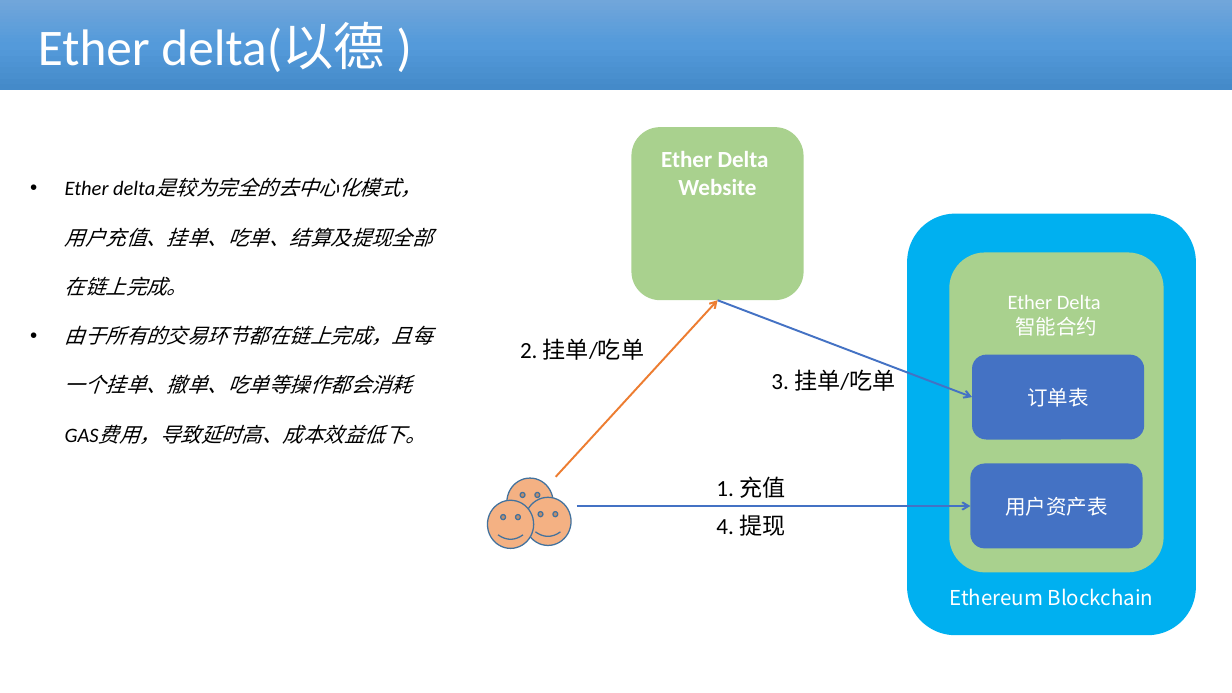
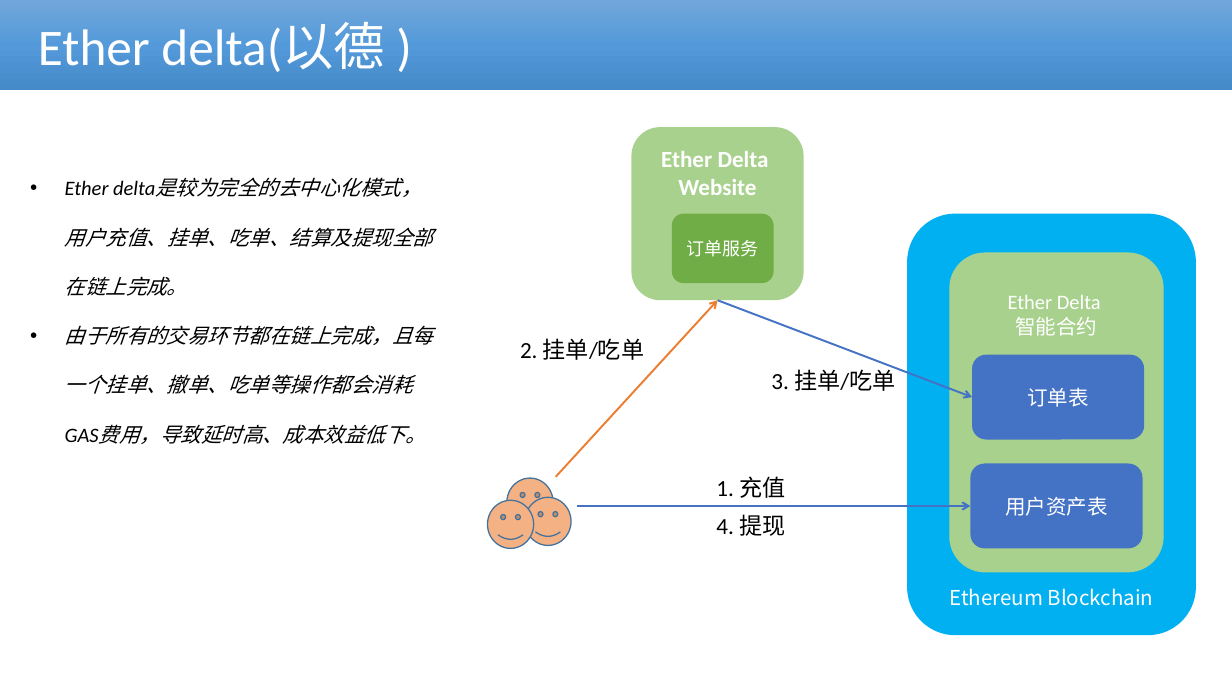
Before and after one commit to cmdpos/gaia, a slide deck: slide 14 of ppt/blockchain-dex.pptx. Drawn at 1232x693 pixels with LibreOffice and Linux fonts; fonts in the diff are those of the drawing; background and template pictures are left out. Boxes give left, top, right and bottom in pixels: in the first picture for what was removed or moved away, otherwise in the second. Text is boxed around its words. In the diff, an @@ line names an element or a change of style, - is before the commit and + after.

```diff
--- a/ppt/blockchain-dex.pptx
+++ b/ppt/blockchain-dex.pptx
@@ rounded rectangle added at (672, 213, 774, 283), fill #70AD47, 14 pt, text #FFFFFF @@
+订单服务
```
Also in this commit, not shown: 10 other slides changed, 1 slide added, 2 slides removed, 1 other file.
